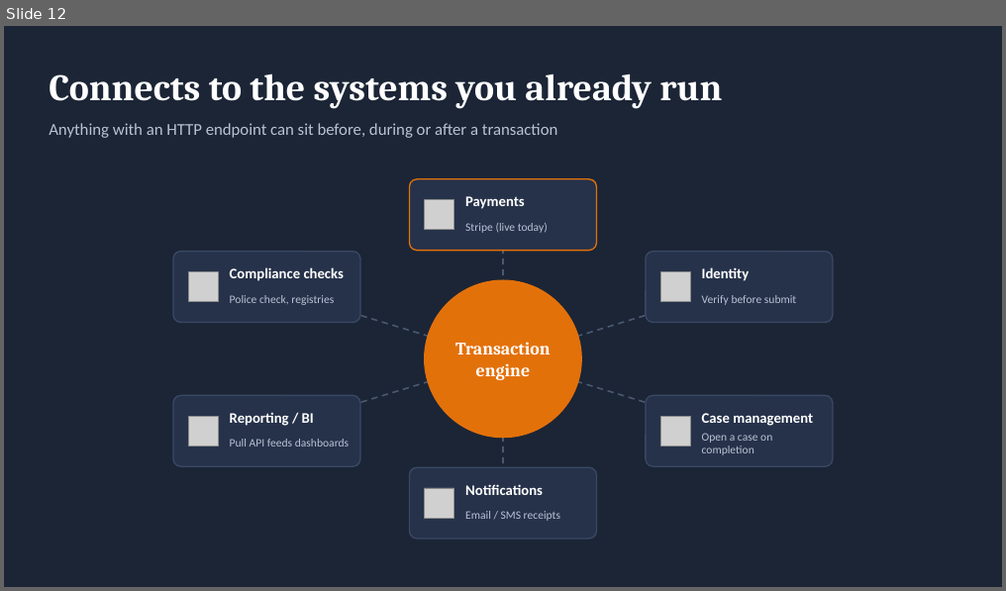
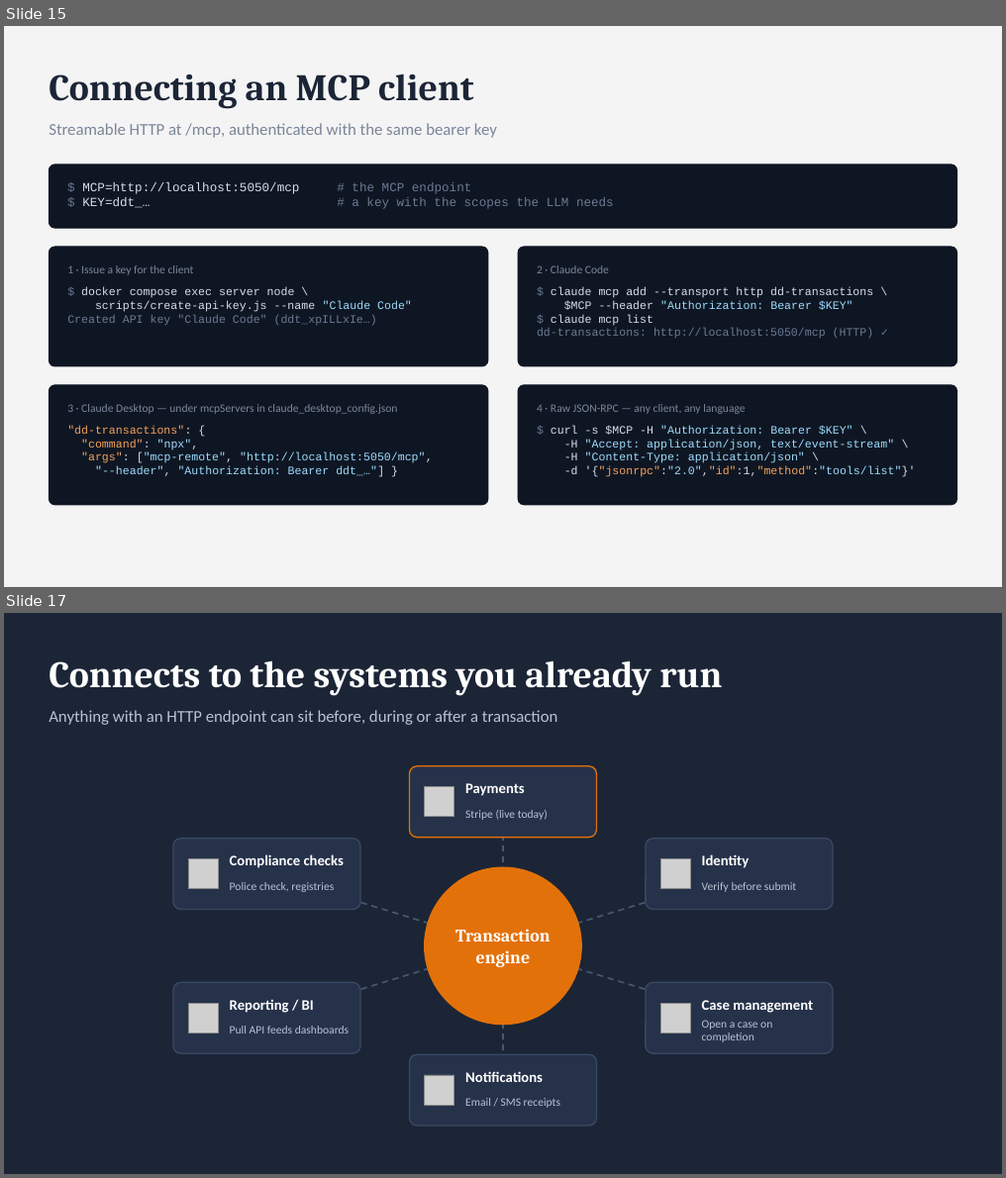
Before and after one commit to ideapod/dd-transactions, a slide deck: dd-transactions-demo.pptx. Shown one above the other, each under a label of ours: slide 12 before the commit, slides 15 and 17 after it; the slides between them are not shown. The pictures are 1006x591 and 1006x1178 pixels, drawn with LibreOffice and Linux fonts; fonts in the diff are those of the drawing; grey boxes stand for pictures. Boxes give left, top, right and bottom in pixels: in the first picture for what was removed or moved away, otherwise in the second. Text is boxed around its words. In the diff, an @@ line names an element or a change of style, - is before the commit and + after.

```diff
--- a/dd-transactions-demo.pptx
+++ b/dd-transactions-demo.pptx
@@ slide 15 added at box(4, 26, 1002, 587), background #F4F4F4 @@
@@ text added at box(49, 74, 473, 109), 36 pt, text #1B2536, bold @@
+Connecting an MCP client
@@ text added at box(49, 123, 497, 138), 16 pt, text #7A8699 @@
+Streamable HTTP at /mcp, authenticated with the same bearer key
@@ rounded rectangle added at box(49, 165, 957, 228), fill #0F1623, outline #0F1623 1 pt @@
@@ text added at box(82, 182, 614, 209), 12 pt, text #6A7A92 @@
+$ MCP=http://localhost:5050/mcp # the MCP endpoint
+$ KEY=ddt_… # a key with the scopes the LLM needs
@@ rounded rectangle added at box(49, 247, 488, 367), fill #0F1623, outline #0F1623 1 pt @@
@@ rounded rectangle added at box(519, 247, 957, 367), fill #0F1623, outline #0F1623 1 pt @@
@@ text added at box(67, 266, 194, 275), 11 pt, text #7A8699 @@
+1 · Issue a key for the client
@@ text added at box(67, 287, 412, 325), 11 pt, text #D6DEEB @@
+$ docker compose exec server node \
+scripts/create-api-key.js --name "Claude Code"
+Created API key "Claude Code" (ddt_xpILLxIe…)
@@ text added at box(537, 266, 609, 274), 11 pt, text #7A8699 @@
+2 · Claude Code
@@ text added at box(537, 287, 874, 338), 11 pt, text #D6DEEB @@
+$ claude mcp add --transport http dd-transactions \
+$MCP --header "Authorization: Bearer $KEY"
+$ claude mcp list
+dd-transactions: http://localhost:5050/mcp (HTTP) ✓
@@ rounded rectangle added at box(49, 385, 488, 505), fill #0F1623, outline #0F1623 1 pt @@
@@ text added at box(67, 404, 398, 414), 11 pt, text #7A8699 @@
+3 · Claude Desktop — under mcpServers in claude_desktop_config.json
@@ rounded rectangle added at box(519, 385, 957, 505), fill #0F1623, outline #0F1623 1 pt @@
@@ text added at box(537, 404, 745, 414), 11 pt, text #7A8699 @@
+4 · Raw JSON-RPC — any client, any language
@@ text added at box(67, 426, 433, 477), 11 pt, text #9CDCFE @@
+"dd-transactions": {
+"command": "npx",
+"args": ["mcp-remote", "http://localhost:5050/mcp",
+"--header", "Authorization: Bearer ddt_…"] }
@@ text added at box(550, 426, 916, 477), 11 pt, text #9CDCFE @@
+$ curl -s $MCP -H "Authorization: Bearer $KEY" \
+-H "Accept: application/json, text/event-stream" \
+-H "Content-Type: application/json" \
+-d '{"jsonrpc":"2.0","id":1,"method":"tools/list"}'
@@ what was slide 12 is now slide 17 @@
```
Also in this commit, not shown: 6 slides changed, 4 other slides added.
